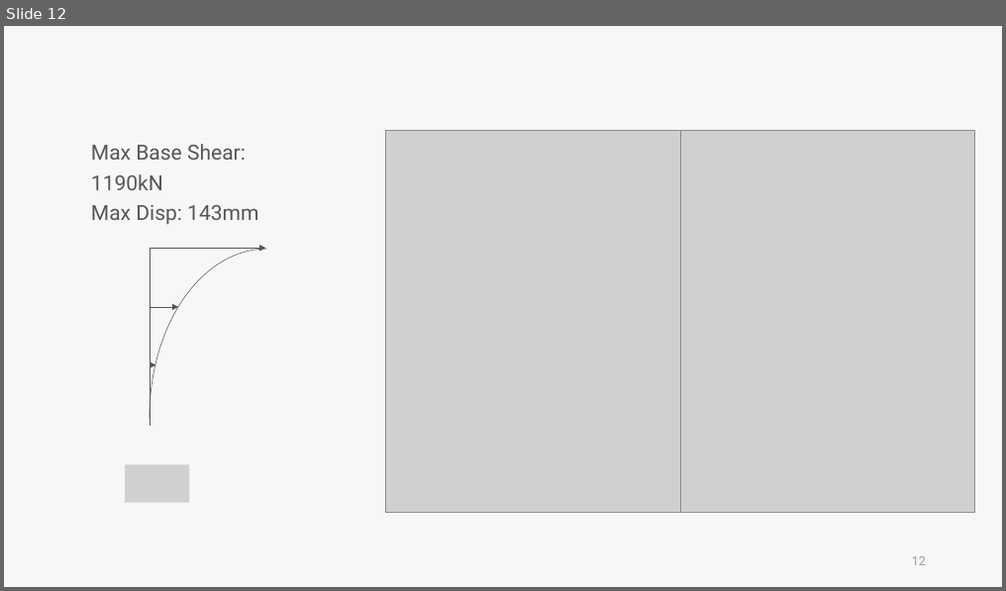
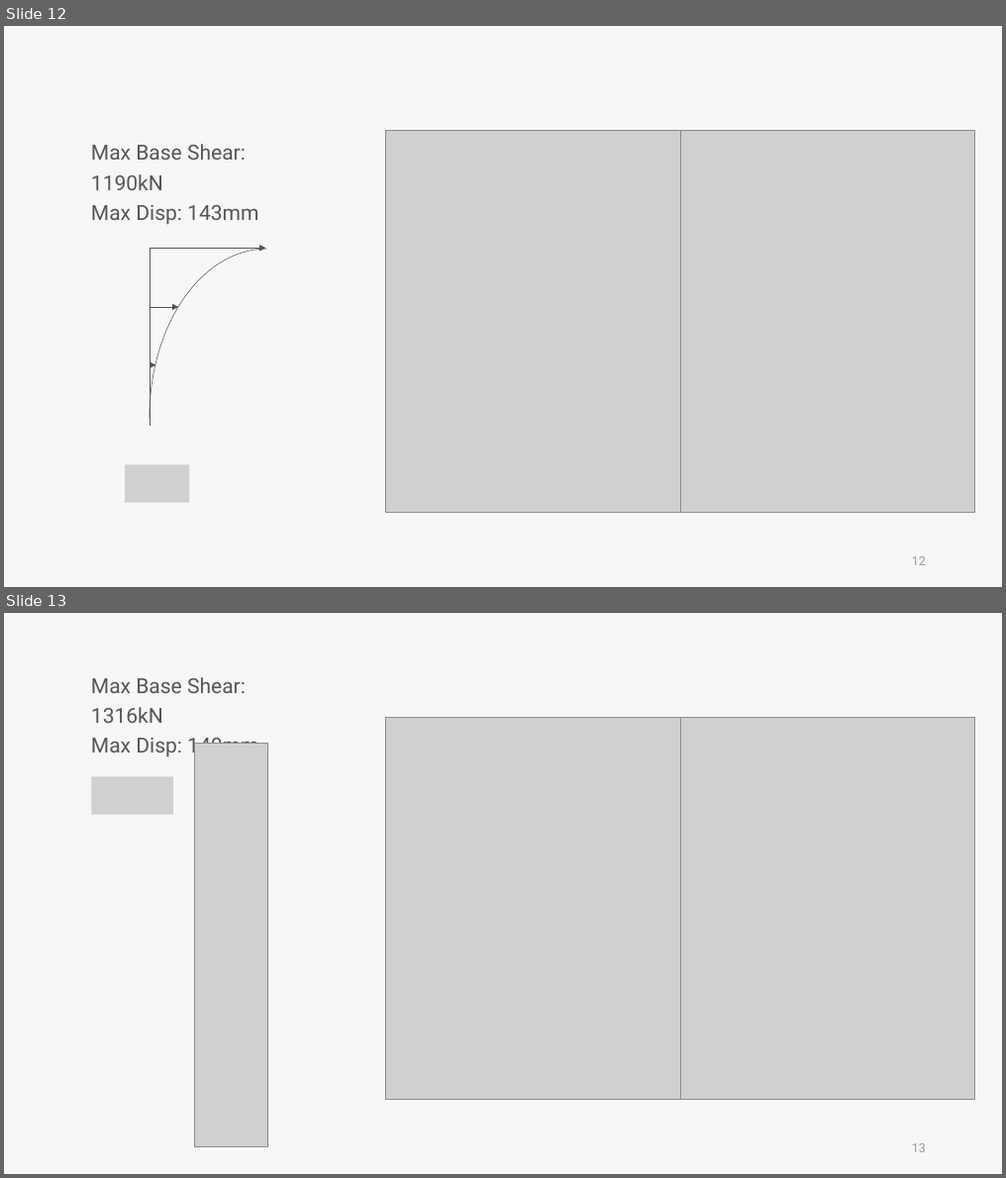
Before and after one commit to skyran1278/VbaProject, a slide deck: 20180126_SmartCut/Meeting/20181221 Meeting/20181221 Meeting mac.pptx. Shown one above the other, each under a label of ours: slide 12 before the commit, slides 12 and 13 after it. The pictures are 1006x591 and 1006x1178 pixels, drawn with LibreOffice and Linux fonts; fonts in the diff are those of the drawing; grey boxes stand for pictures. Boxes give left, top, right and bottom in pixels: in the first picture for what was removed or moved away, otherwise in the second. Text is boxed around its words. In the diff, an @@ line names an element or a change of style, - is before the commit and + after.

```diff
--- a/20180126_SmartCut/Meeting/20181221 Meeting/20181221 Meeting mac.pptx
+++ b/20180126_SmartCut/Meeting/20181221 Meeting/20181221 Meeting mac.pptx
@@ slide 13 added at [4,613,1002,1174], background #F7F7F7 @@
@@ text added at [91,677,258,760], 20 pt, text #565656 @@
+Max Base Shear: 1316kN
+Max Disp: 140mm
@@ picture added at [386,718,681,1100] @@
@@ picture added at [680,718,975,1100] @@
@@ picture added at [194,744,267,1147] @@
@@ picture added at [91,777,173,814] @@
@@ page number added at [912,1144,926,1153], 12 pt, text #9A9A9A @@
+13
```
Also in this commit, not shown: 4 slides changed, 5 other slides added, 27 slides removed, 2 other files.
